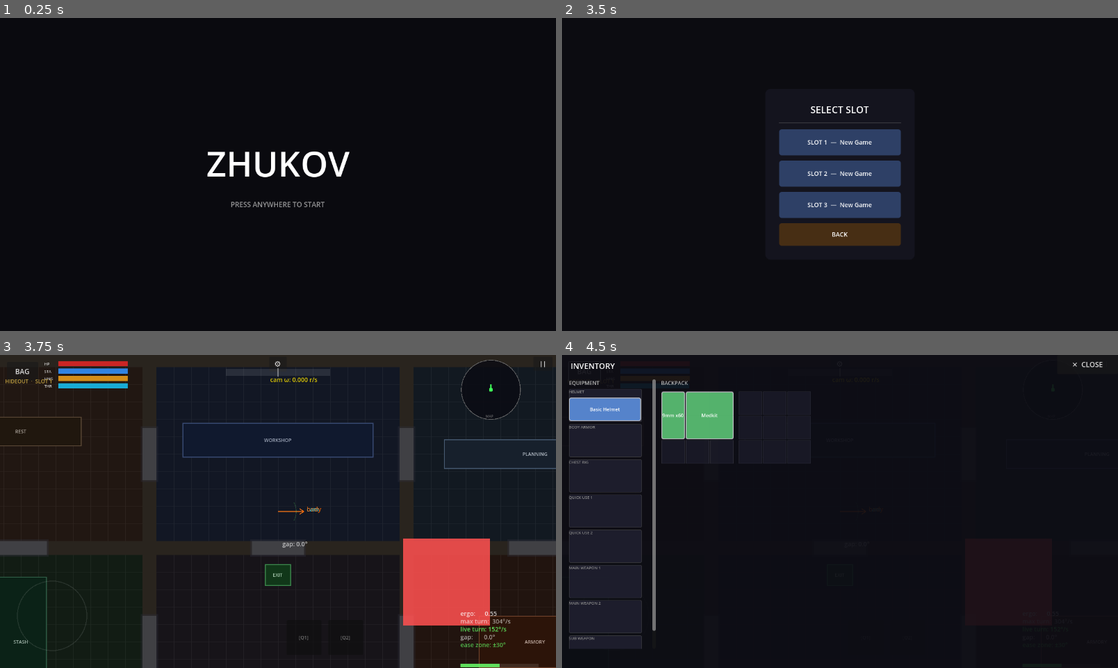
Above: before the commit, frames 1-4 (two rows, left to right).
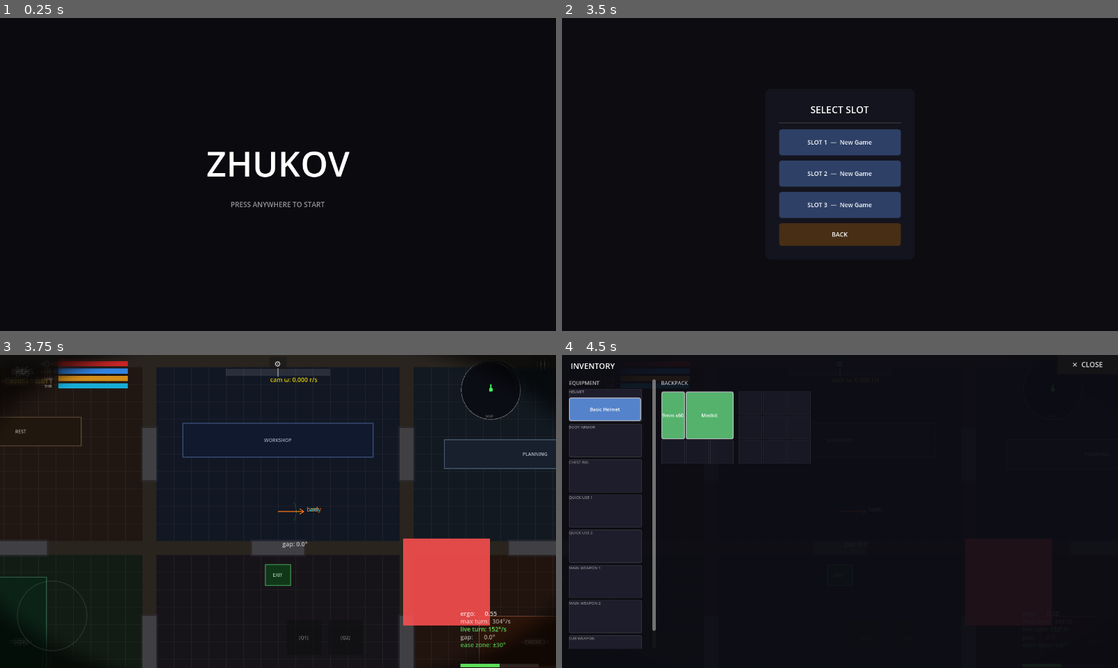
Above: after the commit, the same moments.

Repository: jklrjklr/zhukov
Game: Godot game, scene res://title.tscn
The game is run twice, just before and just after one commit, with the same random seed, the same clock (stepped at 60 frames per second) and the same inputs.
Inputs (mouse positions are in pixels of both pictures, inside the frame that each line leads up to):
- Up to frame 1 (0.25 s): no input
- Up to frame 2 (3.5 s): tap Enter at 0.5 s; move the mouse to (962, 158) at 0.52 s; click (962, 158) at 0.67 s; click "START" at 1.25 s; click "BACK" at 2 s; click "START" at 2.75 s
- Up to frame 3 (3.75 s): click "SLOT 1 — New Game" at 3.5 s
- Up to frame 4 (4.5 s): click "BAG" at 4.25 s

Frames 1-2 are identical in both runs. In frame 3, 2.0% of the frame differs, in the area x 0-100%, y 0-100%; in frame 4, less than 0.1%.

Commit message:
Fix safehouse camera limits and replace ADS zoom with FOV system
Camera:
- Remove limit_enabled=false from Player.tscn so Camera2D obeys world
  boundary limits set by SafehouseScene._setup_player()
- Explicitly set cam.limit_enabled = true in SafehouseScene setup

FOV overlay (replaces ADS camera zoom):
- AdsOverlay is now always visible, starting in wide hipfire FOV
  (circle_radius=0.58, dark_alpha=0.60) so the player always sees their
  field of view vignette
- show_ads() narrows to sight.fov_radius with strong darkening (0.93);
  hide_ads() returns to hipfire values — both animated in 0.12 s
- Remove set_ads_scope()/clear_ads_scope() from PlayerCamera and all
  callers; ADS no longer shifts the camera lead offset

Settings — General panel:
- Add General section to SettingsMenu with ADS Mode option
  (Press & Hold / Toggle); persisted in settings.json as ads_toggle
- GameState.ads_toggle_mode bool applied at load time
- HUD ADS button reads GameState.ads_toggle_mode at press time: toggle
  mode flips _ads_active and emits the appropriate signal; press mode
  keeps the existing button_down/button_up behaviour

https://claude.ai/code/session_012v9MvoDXPfKFaXjuVB4qrQ

Diff:
--- a/GameState.gd
+++ b/GameState.gd
@@ -1,8 +1,9 @@
 extends Node
 
-var save_slot: int   = -1
-var playtime:  float = 0.0
-var save_data: Dictionary = {}
+var save_slot:        int        = -1
+var playtime:         float      = 0.0
+var save_data:        Dictionary = {}
+var ads_toggle_mode:  bool       = false
 
 func load_slot(slot: int) -> void:
 	save_slot = slot
--- a/HUD/HUD.gd
+++ b/HUD/HUD.gd
@@ -17,6 +17,7 @@
 var _editor: InputLayoutEditor = null
 var _inv_btn: Button = null
 var _ads_btn: Button = null
+var _ads_active: bool = false
 
 func _ready() -> void:
 	await get_tree().process_frame
@@ -41,8 +42,19 @@
 	var _fm_vis_w: float = _fire_mode_btn.size.x * _fire_mode_btn.scale.x
 	_ads_btn.position = Vector2(_fire_mode_btn.position.x + _fm_vis_w + 8, _fire_mode_btn.position.y)
 	_ads_btn.size = Vector2(72, _fire_mode_btn.size.y * _fire_mode_btn.scale.y)
-	_ads_btn.button_down.connect(func(): ads_pressed.emit())
-	_ads_btn.button_up.connect(func(): ads_released.emit())
+	_ads_btn.button_down.connect(func():
+		if GameState.ads_toggle_mode:
+			if _ads_active:
+				_ads_active = false
+				ads_released.emit()
+			else:
+				_ads_active = true
+				ads_pressed.emit()
+		else:
+			ads_pressed.emit())
+	_ads_btn.button_up.connect(func():
+		if not GameState.ads_toggle_mode:
+			ads_released.emit())
 	add_child(_ads_btn)
 
 	# ── Status bars ────────────────────────────────────────────────────────
--- a/UI/SettingsMenu.gd
+++ b/UI/SettingsMenu.gd
@@ -9,6 +9,7 @@
 var _main_panel:       Control
 var _video_panel:      Control
 var _audio_panel:      Control
+var _general_panel:    Control
 
 var _fps_option:        OptionButton
 var _quality_option:    OptionButton
@@ -18,6 +19,7 @@
 var _master_slider:     HSlider
 var _gameplay_slider:   HSlider
 var _music_slider:      HSlider
+var _ads_mode_option:   OptionButton
 
 func setup(screen_fx: ScreenEffects = null) -> void:
 	_screen_fx = screen_fx
@@ -63,9 +65,10 @@
 	_main_panel = _card()
 	var mv := _vb(_main_panel)
 	_heading(mv, "SETTINGS", 22)
-	_btn(mv, "VIDEO", Color(0.15, 0.35, 0.50), func(): _show_only(_video_panel))
-	_btn(mv, "AUDIO", Color(0.20, 0.40, 0.25), func(): _show_only(_audio_panel))
-	_btn(mv, "BACK",  Color(0.30, 0.20, 0.08), close)
+	_btn(mv, "GENERAL", Color(0.28, 0.20, 0.36), func(): _show_only(_general_panel))
+	_btn(mv, "VIDEO",   Color(0.15, 0.35, 0.50), func(): _show_only(_video_panel))
+	_btn(mv, "AUDIO",   Color(0.20, 0.40, 0.25), func(): _show_only(_audio_panel))
+	_btn(mv, "BACK",    Color(0.30, 0.20, 0.08), close)
 	center.add_child(_main_panel)
 
 	_video_panel = _card()
@@ -96,8 +99,19 @@
 		_show_only(_main_panel))
 	center.add_child(_audio_panel)
 
+	_general_panel = _card()
+	_general_panel.visible = false
+	var gv := _vb(_general_panel)
+	_heading(gv, "GENERAL", 20)
+	_ads_mode_option = _option(gv, "ADS Mode", ["Press & Hold", "Toggle"])
+	_btn(gv, "BACK", Color(0.30, 0.20, 0.08), func():
+		_apply_general()
+		_write_settings()
+		_show_only(_main_panel))
+	center.add_child(_general_panel)
+
 func _show_only(panel: Control) -> void:
-	for p: Control in [_main_panel, _video_panel, _audio_panel]:
+	for p: Control in [_main_panel, _video_panel, _audio_panel, _general_panel]:
 		p.visible = (p == panel)
 
 # ── Apply ─────────────────────────────────────────────────────────────────────
@@ -120,6 +134,9 @@
 		_screen_fx.set_contrast(_contrast_slider.value)
 	TouchInputHandler.swipe_sensitivity = _sens_slider.value * 0.002
 
+func _apply_general() -> void:
+	GameState.ads_toggle_mode = (_ads_mode_option.selected == 1)
+
 func _apply_audio() -> void:
 	_set_bus_volume("Master",   _master_slider.value)
 	_set_bus_volume("Gameplay", _gameplay_slider.value)
@@ -142,6 +159,7 @@
 		"fps_index":       _fps_option.selected,
 		"quality":         _quality_option.selected,
 		"sensitivity":     _sens_slider.value,
+		"ads_toggle":      _ads_mode_option.selected,
 	}
 	var f := FileAccess.open(SETTINGS_PATH, FileAccess.WRITE)
 	if f:
@@ -165,8 +183,10 @@
 	if d.has("fps_index"):       _fps_option.select(int(d["fps_index"]))
 	if d.has("quality"):         _quality_option.select(int(d["quality"]))
 	if d.has("sensitivity"):     _sens_slider.value = float(d["sensitivity"])
+	if d.has("ads_toggle"):      _ads_mode_option.select(int(d["ads_toggle"]))
 	_apply_video()
 	_apply_audio()
+	_apply_general()
 
 # ── Widget helpers ────────────────────────────────────────────────────────────
 
--- a/player/AdsOverlay.gd
+++ b/player/AdsOverlay.gd
@@ -1,15 +1,20 @@
 extends CanvasLayer
 
-const _SHADER   := preload("res://player/ads_vignette.gdshader")
-const _RETICLE  := preload("res://player/AdsReticle.gd")
+const _SHADER := preload("res://player/ads_vignette.gdshader")
+
+const _HF_RADIUS := 0.58
+const _HF_DARK   := 0.60
+const _ADS_DARK  := 0.93
+const _TWEEN_DUR := 0.12
 
 var _vignette: ColorRect
 var _reticle: AdsReticle
 var _mat: ShaderMaterial
+var _tween: Tween = null
 
 func _ready() -> void:
 	layer = 4
-	visible = false
+	visible = true
 	_build()
 
 func _build() -> void:
@@ -18,26 +23,38 @@
 	_vignette.mouse_filter = Control.MOUSE_FILTER_IGNORE
 	_mat = ShaderMaterial.new()
 	_mat.shader = _SHADER
+	_mat.set_shader_parameter("circle_radius", _HF_RADIUS)
+	_mat.set_shader_parameter("dark_alpha",    _HF_DARK)
 	_vignette.material = _mat
 	add_child(_vignette)
 
-	_reticle = _RETICLE.new()
+	_reticle = AdsReticle.new()
+	_reticle.visible = false
 	add_child(_reticle)
 
 func show_ads(sight: SightData) -> void:
-	visible = true
-	var vp := get_viewport().get_visible_rect().size
-	_mat.set_shader_parameter("aspect_ratio",  vp.x / vp.y)
-	_mat.set_shader_parameter("circle_radius", sight.fov_radius)
+	_tween_params(sight.fov_radius, _ADS_DARK)
 	_reticle.set_type(sight.reticle_type)
-	_center_reticle(vp)
+	_reticle.visible = true
 
 func hide_ads() -> void:
-	visible = false
+	_tween_params(_HF_RADIUS, _HF_DARK)
+	_reticle.visible = false
 
 func _process(_dt: float) -> void:
-	if visible:
-		_center_reticle(get_viewport().get_visible_rect().size)
+	var vp := get_viewport().get_visible_rect().size
+	_mat.set_shader_parameter("aspect_ratio", vp.x / vp.y)
+	_reticle.position = vp * 0.5
 
-func _center_reticle(vp: Vector2) -> void:
-	_reticle.position = vp * 0.5
+func _tween_params(radius: float, dark: float) -> void:
+	if _tween != null:
+		_tween.kill()
+	var cur_r := float(_mat.get_shader_parameter("circle_radius"))
+	var cur_d := float(_mat.get_shader_parameter("dark_alpha"))
+	_tween = create_tween().set_parallel(true)
+	_tween.tween_method(
+		func(v: float): _mat.set_shader_parameter("circle_radius", v),
+		cur_r, radius, _TWEEN_DUR)
+	_tween.tween_method(
+		func(v: float): _mat.set_shader_parameter("dark_alpha", v),
+		cur_d, dark, _TWEEN_DUR)
--- a/player/Player.gd
+++ b/player/Player.gd
@@ -109,13 +109,11 @@
 func on_ads_pressed(sight: SightData) -> void:
 	if state_machine.transition(CharacterStateMachine.State.ADS):
 		set_ads_ergo_mult(sight.ergo_mult)
-		_camera.set_ads_scope(sight.scope_mult)
 		entered_ads.emit(sight)
 
 func on_ads_released() -> void:
 	if state_machine.transition(CharacterStateMachine.State.HIPFIRE):
 		set_ads_ergo_mult(1.0)
-		_camera.clear_ads_scope()
 		exited_ads.emit()
 
 func _on_state_changed(_old: CharacterStateMachine.State, _new: CharacterStateMachine.State) -> void:
--- a/player/Player.tscn
+++ b/player/Player.tscn
@@ -33,7 +33,6 @@
 
 [node name="Camera2D" type="Camera2D" parent="."]
 ignore_rotation = false
-limit_enabled = false
 rotation_smoothing_speed = 0.0
 script = ExtResource("3")
 view_offset = 300.0
--- a/player/PlayerCamera.gd
+++ b/player/PlayerCamera.gd
@@ -8,7 +8,6 @@
 @export var recoil_zoom_return_speed: float = 0.5
 
 var _recoil_zoom: float = 0.0
-var _ads_scope_mult: float = 1.0
 
 func _ready() -> void:
 	TouchInputHandler.camera_rotated.connect(_on_camera_rotated)
@@ -33,16 +32,8 @@
 	rotation += radians
 	_refresh_camera()
 
-func set_ads_scope(mult: float) -> void:
-	_ads_scope_mult = maxf(mult, 1.0)
-	_refresh_camera()
-
-func clear_ads_scope() -> void:
-	_ads_scope_mult = 1.0
-	_refresh_camera()
-
 func _refresh_camera() -> void:
-	position = Vector2.UP.rotated(rotation) * view_offset * _ads_scope_mult
+	position = Vector2.UP.rotated(rotation) * view_offset
 
 	var z: float = max(0.1, base_zoom + _recoil_zoom)
 	zoom = Vector2(z, z)
--- a/safehouse/SafehouseScene.gd
+++ b/safehouse/SafehouseScene.gd
@@ -91,6 +91,7 @@
 
 	# Camera world limits
 	var cam := _player.get_node("Camera2D") as PlayerCamera
+	cam.limit_enabled = true
 	cam.limit_left    = 0
 	cam.limit_top     = 0
 	cam.limit_right   = int(WORLD_W)
